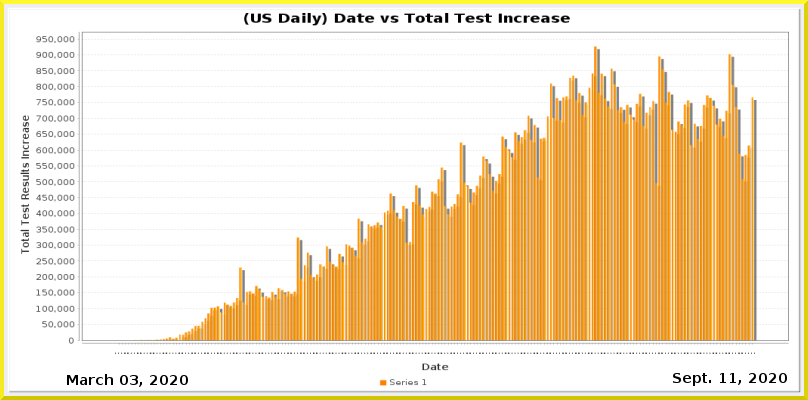
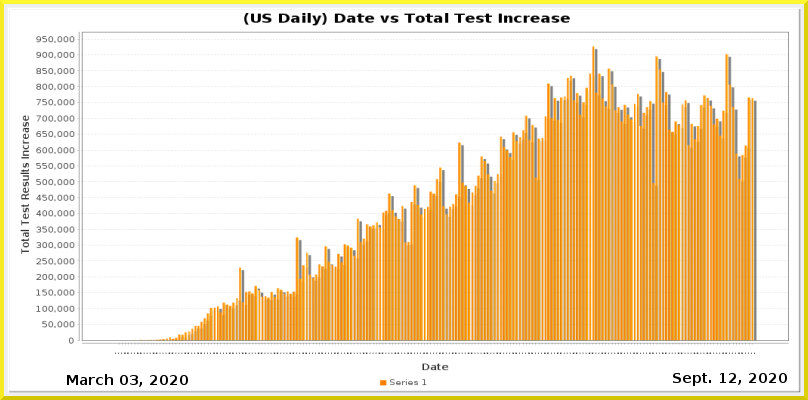
Before/after of a 808×400 layered artwork. What changed in the layer stack:
painted on "Current Date" over [729,373,736,383]
painted on "Date_vs_TestIncrease.png" over [130,46,757,354]
